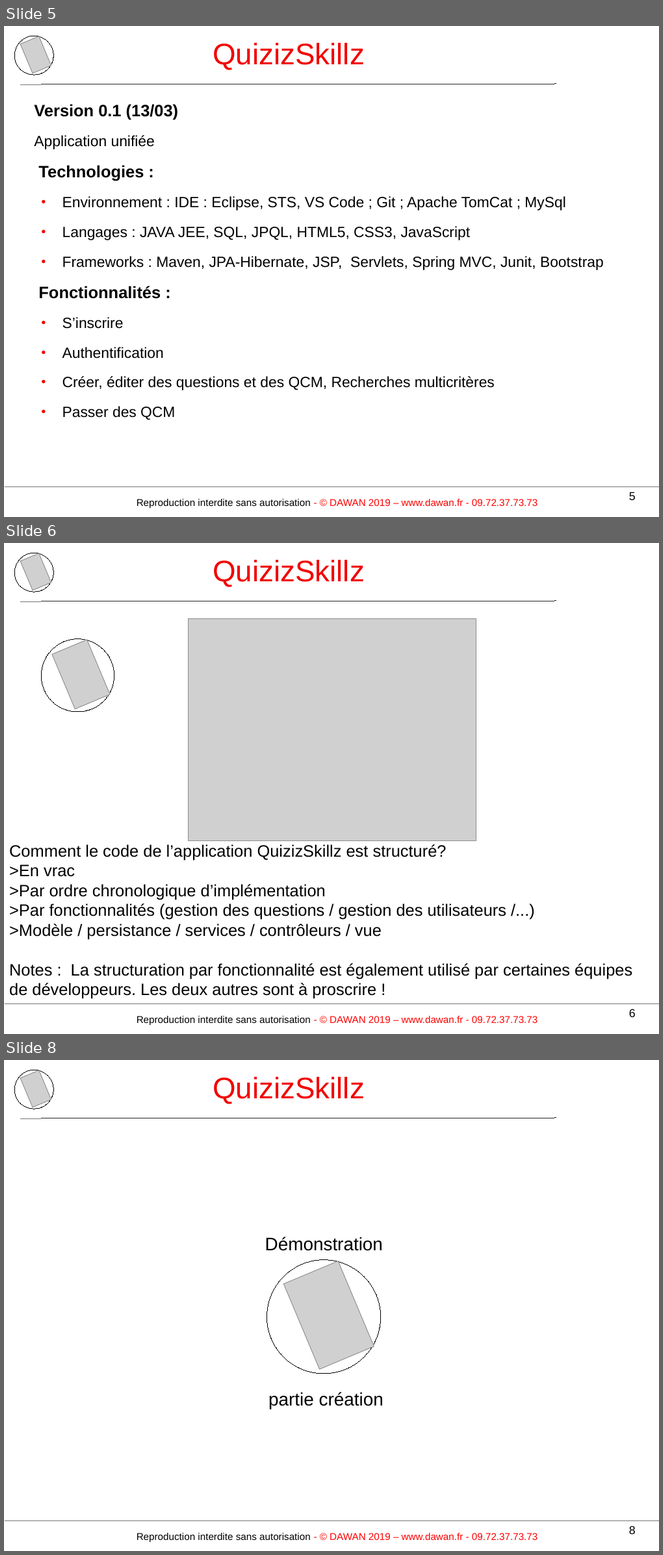
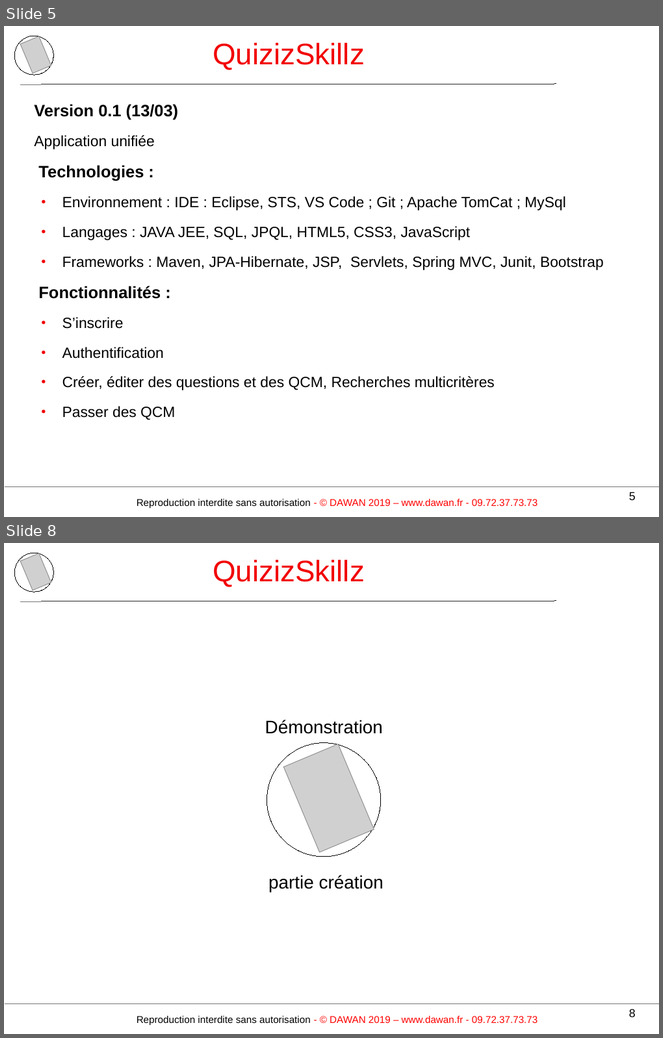
Before and after one commit to TeamLBnantes/QCM, a slide deck: 02Organisation/presentation de Mai/QuizIzSkillzAvecQCM.odp. Shown one above the other, each under a label of ours: slides 5, 6 and 8 before the commit, slides 5 and 8 after it; the slides between them are not shown. The pictures are 663x1555 and 663x1038 pixels, drawn with LibreOffice and Linux fonts; fonts in the diff are those of the drawing; grey boxes stand for pictures; background and template pictures are left out. Boxes give left, top, right and bottom in pixels: in the first picture for what was removed or moved away, otherwise in the second. Text is boxed around its words. In the diff, an @@ line names an element or a change of style, - is before the commit and + after.

```diff
--- a/02Organisation/presentation de Mai/QuizIzSkillzAvecQCM.odp
+++ b/02Organisation/presentation de Mai/QuizIzSkillzAvecQCM.odp
@@ slide 6 removed at <box>4,543,659,1034</box>, background picture (left out); not listed: 3 template elements that a slide beside it also shows @@
@@ ellipse removed at <box>14,553,54,592</box> @@
@@ picture removed at <box>20,553,51,590</box> @@
@@ title removed at <box>213,560,365,587</box> @@
-QuizizSkillz
@@ freeform shape removed at <box>4,601,659,1005</box> @@
@@ picture removed at <box>189,618,476,841</box> @@
@@ ellipse removed at <box>42,639,114,712</box> @@
@@ picture removed at <box>52,640,111,709</box> @@
@@ text removed at <box>9,845,633,999</box> @@
-Comment le code de l’application QuizizSkillz est structuré?
->En vrac
->Par ordre chronologique d’implémentation
->Par fonctionnalités (gestion des questions / gestion des utilisateurs /...)
->Modèle / persistance / services / contrôleurs / vue
-Notes : La structuration par fonctionnalité est également utilisé par certaines équipes
-de développeurs. Les deux autres sont à proscrire !
@@ page number removed at <box>629,1009,636,1017</box> @@
-6
```
Also in this commit, not shown: 9 slides changed, 3 slides added, 6 other slides removed, 13 other files.
